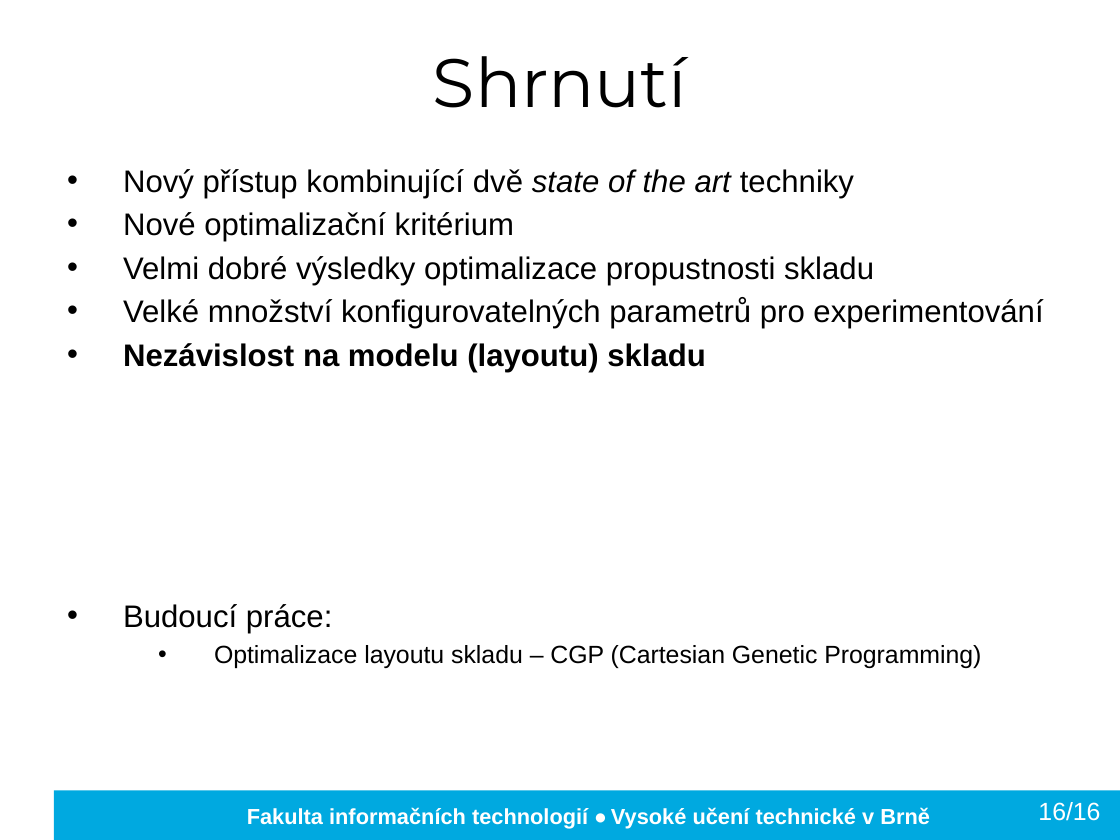
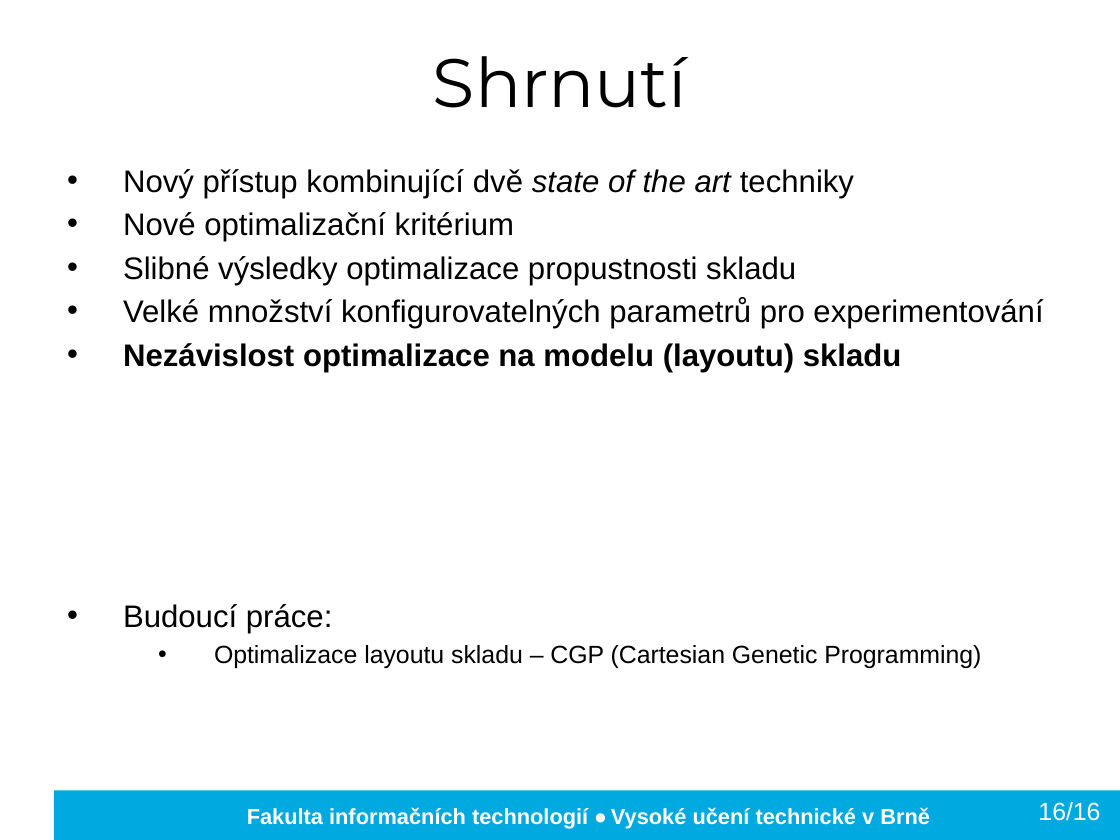
Before and after one commit to kocica/warehouse-manager, a slide deck: slide 17 of doc/xkocic01.pptx. Drawn at 1120x840 pixels with LibreOffice and Linux fonts; fonts in the diff are those of the drawing; background and template pictures are left out. Boxes give left, top, right and bottom in pixels: in the first picture for what was removed or moved away, otherwise in the second. Text is boxed around its words. In the diff, an @@ line names an element or a change of style, - is before the commit and + after.

```diff
--- a/doc/xkocic01.pptx
+++ b/doc/xkocic01.pptx
@@ text at <box>123,256,796,285</box>: text changed @@
-• Velmi dobré výsledky optimalizace propustnosti skladu
+• Slibné výsledky optimalizace propustnosti skladu
@@ text at <box>123,343,902,372</box>: text changed @@
-• Nezávislost na modelu (layoutu) skladu
+• Nezávislost optimalizace na modelu (layoutu) skladu
```
Also in this commit, not shown: 9 other slides changed, 1 other file.
